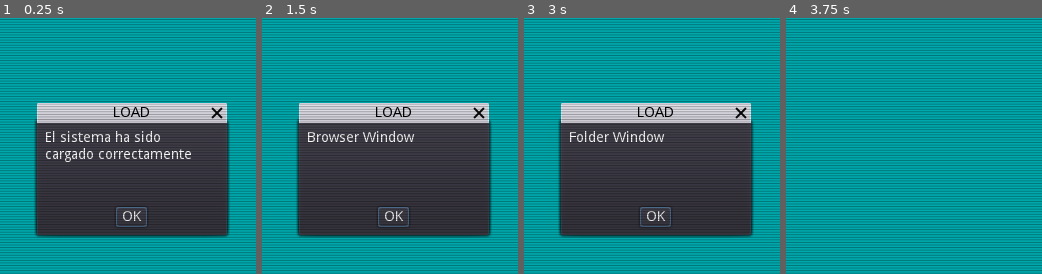
Above: before the commit, frames 1-4 (left to right).
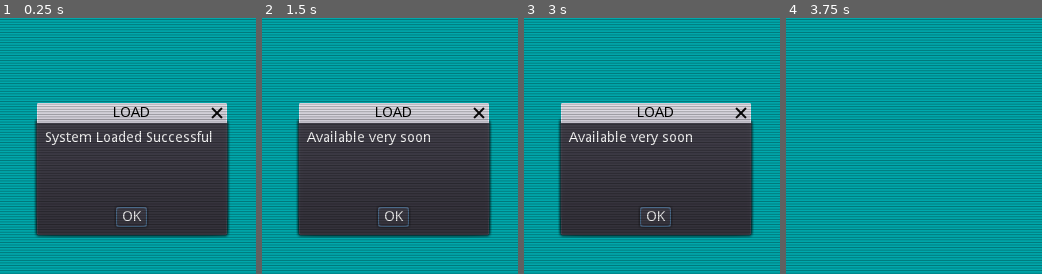
Above: after the commit, the same moments.

Repository: soykhaler/tinyComputer
Game: Godot game, scene res://main.tscn
Two runs of this game, one before a commit and one after it. Both use one fixed random seed, a clock stepped at 60 frames per second and the inputs below.
Inputs:
- Up to frame 1 (0.25 s): no input
- Up to frame 2 (1.5 s): click "Start" at 0.5 s; click "Browser" at 1.25 s
- Up to frame 3 (3 s): click "Start" at 2 s; click "Folders" at 2.75 s
- Up to frame 4 (3.75 s): click "OK" at 3.5 s
The pictures show only the part of the screen within x 25-75%, y 18-68%; the shares and areas given below are measured in that part.

The runs differ from the first frame. In frame 1, 2.2% of the frame differs, in the area x 17-83%, y 44-57%; in frame 2, 1.1%; in frame 3, 1.0%; in frame 4, nothing differs.

Commit message:
new function showMessage and HideStartMenu

Diff:
--- a/main.gd
+++ b/main.gd
@@ -1,7 +1,7 @@
 extends Control
 func _ready():
-	$AcceptDialog.popup()
-	$StartMenu.visible = false;
+	showMessage("System Loaded Successful")
+	HideStartMenu()
 func _on_Button_pressed():
 	StartMenu()
 func StartMenu():
@@ -11,12 +11,12 @@
 func _on_Settings_pressed():
 	HideMenu()
 	$AcceptDialog.popup()
-	$AcceptDialog.dialog_text ="Settings Window"
+	showMessage("Available very soon")
 	$beep.play()
 func _on_Folders_pressed():
 	HideMenu()
 	$AcceptDialog.popup()
-	$AcceptDialog.dialog_text ="Folder Window"
+	showMessage("Available very soon")
 	$beep.play()
 func _on_Command_pressed():
 	HideMenu()
@@ -27,5 +27,10 @@
 func _on_Browser_pressed():
 	HideMenu()
 	$AcceptDialog.popup()
-	$AcceptDialog.dialog_text ="Browser Window"
+	showMessage("Available very soon")
 	$beep.play()
+func showMessage(message: String) -> void:
+	$AcceptDialog.dialog_text = message
+	$AcceptDialog.popup()
+func HideStartMenu():
+	$StartMenu.visible = false;
--- a/main.tscn
+++ b/main.tscn
@@ -96,6 +96,8 @@
 
 [node name="beep" type="AudioStreamPlayer" parent="."]
 stream = ExtResource( 3 )
+volume_db = -5.243
+pitch_scale = 0.93
 
 [connection signal="pressed" from="Button" to="." method="_on_Button_pressed"]
 [connection signal="pressed" from="StartMenu/Browser" to="." method="_on_Browser_pressed"]
Not shown, added: tinyComputer.png.import
